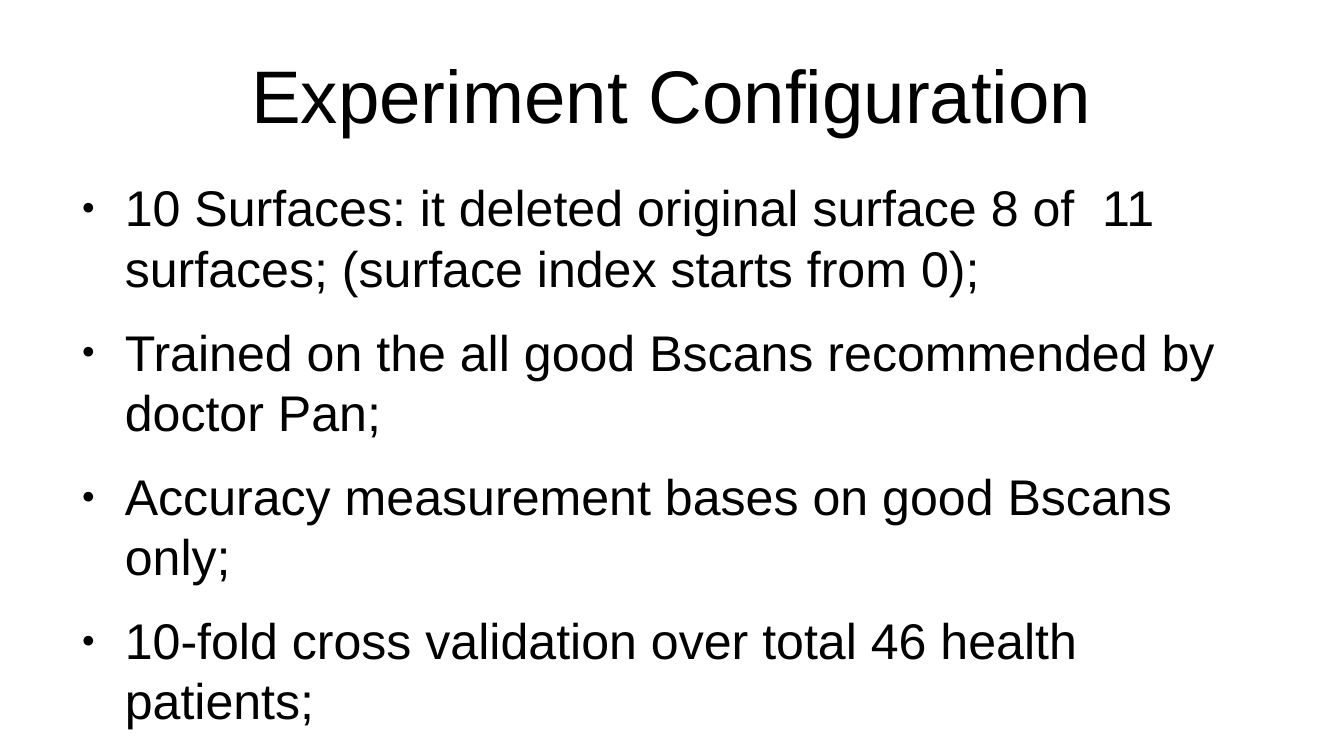
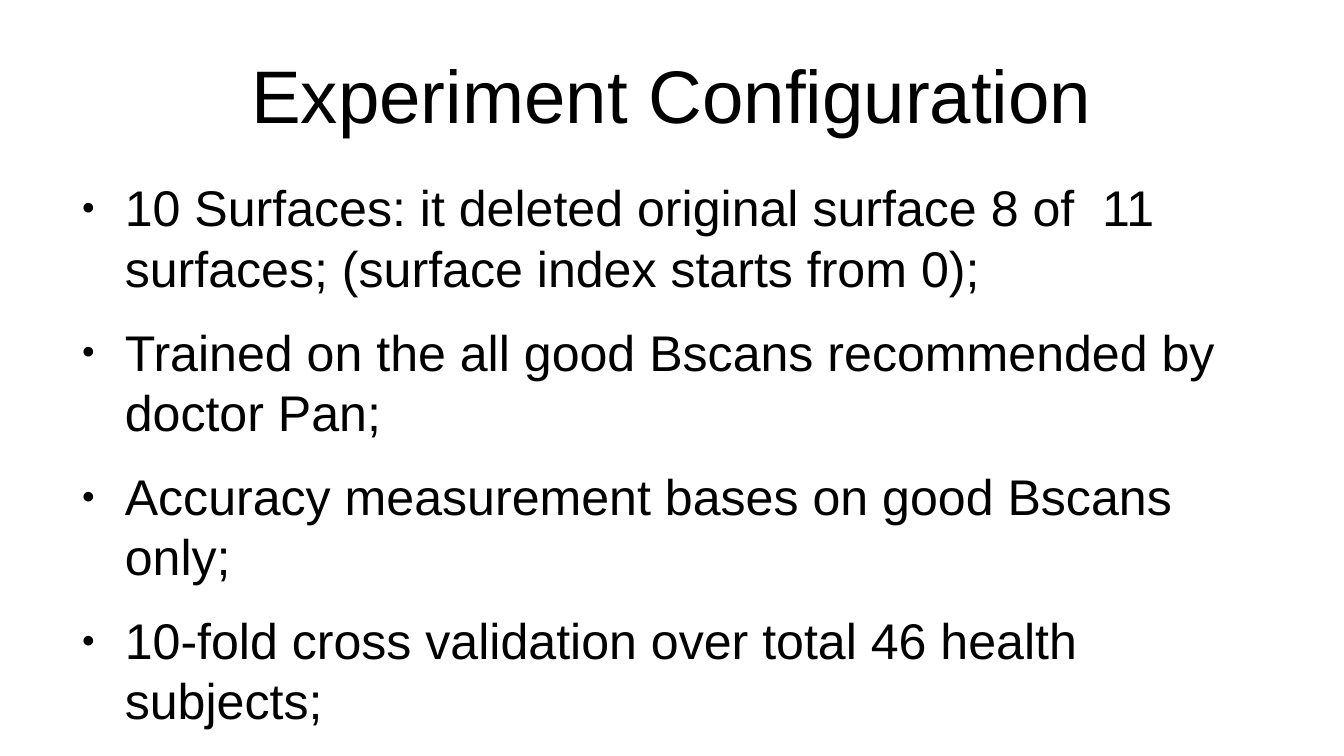
Before and after one commit to Hui-Xie/OvarianCancer, a slide deck: slide 2 of OCTMultiSurfaces/testConfig/expTongren_10Surfaces_allGoodBscans_20200512/10SurfaceExperementReport_20200529.odp. Drawn at 1344x756 pixels with LibreOffice and Linux fonts; fonts in the diff are those of the drawing. Boxes give left, top, right and bottom in pixels: in the first picture for what was removed or moved away, otherwise in the second. Text is boxed around its words. In the diff, an @@ line names an element or a change of style, - is before the commit and + after.

```diff
--- a/OCTMultiSurfaces/testConfig/expTongren_10Surfaces_allGoodBscans_20200512/10SurfaceExperementReport_20200529.odp
+++ b/OCTMultiSurfaces/testConfig/expTongren_10Surfaces_allGoodBscans_20200512/10SurfaceExperementReport_20200529.odp
@@ text at [125,622,1076,730]: text changed @@
-● 10-fold cross validation over total 46 health patients;
+● 10-fold cross validation over total 46 health subjects;
```
Also in this commit, not shown: 1 other slide changed, 4 slides added, 1 slide removed.
